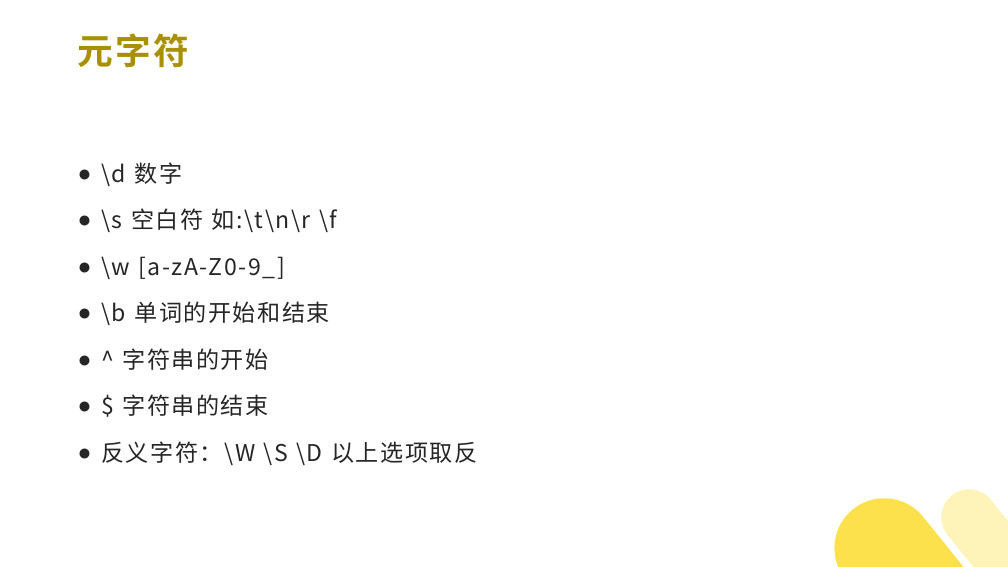
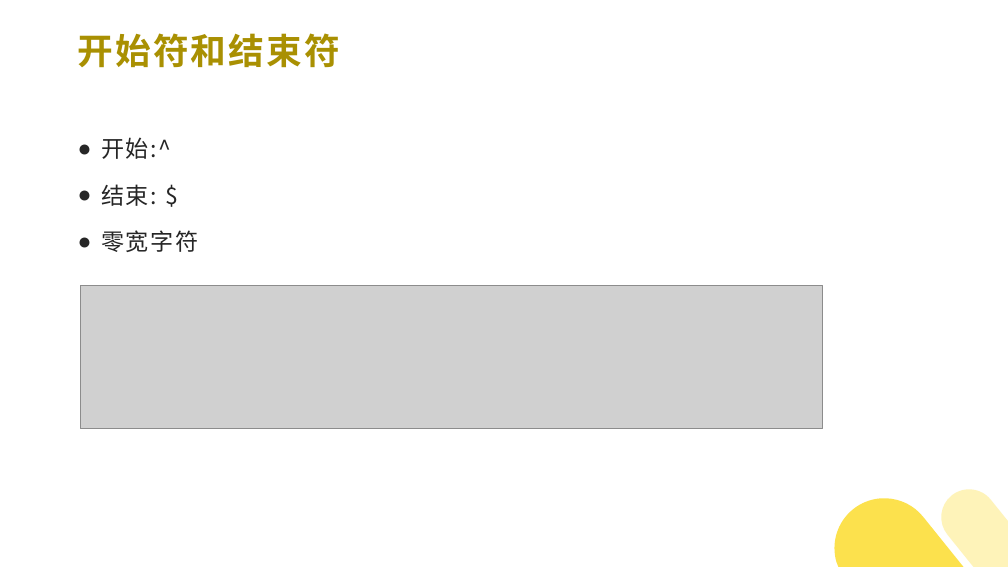
Before and after one commit to 382615666/note, a slide deck: slide 13 of 科普.pptx (slide 5 before the commit). Drawn at 1008x567 pixels with LibreOffice and Linux fonts; fonts in the diff are those of the drawing; grey boxes stand for pictures. Boxes give left, top, right and bottom in pixels: in the first picture for what was removed or moved away, otherwise in the second. Text is boxed around its words. In the diff, an @@ line names an element or a change of style, - is before the commit and + after.

```diff
--- a/科普.pptx
+++ b/科普.pptx
@@ title at [78,33,340,68]: text changed @@
-元字符
+开始符和结束符
@@ text at [101,137,198,252]: text changed @@
-● \d 数字
-● \s 空白符 如:\t\n\r \f
-● \w [a-zA-Z0-9_]
-● \b 单词的开始和结束
-● ^ 字符串的开始
-● $ 字符串的结束
-● 反义字符：\W \S \D 以上选项取反
+● 开始:^
+● 结束: $
+● 零宽字符
@@ picture added at [80,285,823,429] @@
```
Also in this commit, not shown: 11 other slides changed, 26 slides added, 6 slides removed, 2 other files.
